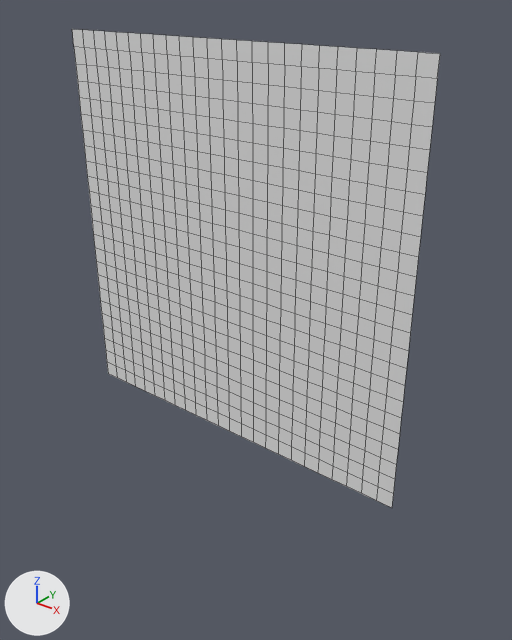
Two versions of the OBJ model BattlePrototype/Assets/Tiled2Unity/Meshes/Spirit_LowerZombiePit.obj, one commit apart.
One viewpoint serves both versions: a camera (50 mm lens) standing at (13.6, -29.2, 2.9) and looking at (-10.7, 1.1, -15.9). The axes (+X, +Y, +Z) are drawn at lower left. The lights are the same throughout. Mesh edges are drawn as thin lines. Where no turn or scale is listed for an object, it has been applied to the vertices.

Names of what the first picture shows: 'Spirit_LowerZombiePit'.
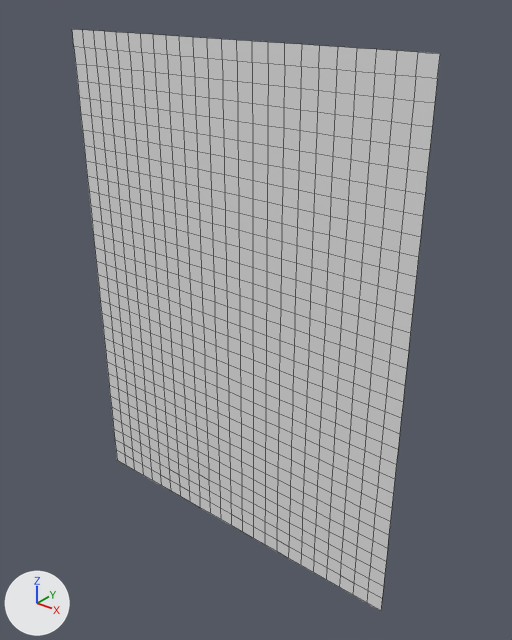
Edits to the bpy script that builds the scene:
```text
Change me_spirit_lowerzombiepit:
    used by ob_spirit_lowerzombiepit; location = (0.0, 0.0, 0.0)
    remove me_spirit_lowerzombiepit.from_pydata(...)  # 625 vertices, 576 faces; spans x -24.0..0.0, y 0.0, z -24.0..0.0
    add me_spirit_lowerzombiepit.from_pydata(...)  # 825 vertices, 768 faces; spans x -24.0..0.0, y 0.0, z -32.0..0.0
    me_spirit_lowerzombiepit part 1
    25 new vertices lie (0.0, 0.0, -1.0) away from vertices in x -24.0..0.0, y 0.0, z -24.0
    25 new vertices lie (0.0, 0.0, -1.0) away from vertices in x -24.0..0.0, y 0.0, z -25.0
    25 new vertices lie (0.0, 0.0, -1.0) away from vertices in x -24.0..0.0, y 0.0, z -26.0
    25 new vertices lie (0.0, 0.0, -1.0) away from vertices in x -24.0..0.0, y 0.0, z -27.0
    25 new vertices lie (0.0, 0.0, -1.0) away from vertices in x -24.0..0.0, y 0.0, z -28.0
    25 new vertices lie (0.0, 0.0, -1.0) away from vertices in x -24.0..0.0, y 0.0, z -29.0
    25 new vertices lie (0.0, 0.0, -1.0) away from vertices in x -24.0..0.0, y 0.0, z -30.0
    25 new vertices lie (0.0, 0.0, -1.0) away from vertices in x -24.0..0.0, y 0.0, z -31.0
    192 new faces join them
```

Changed parts and their boxes (x1, y1, x2, y2) in the pictures (512 x 640 px):
'Spirit_LowerZombiePit', reshaped (21% taller): before (72, 29, 440, 508); after (72, 29, 440, 611)
part 1 of me_spirit_lowerzombiepit, added: after (108, 374, 392, 611)
